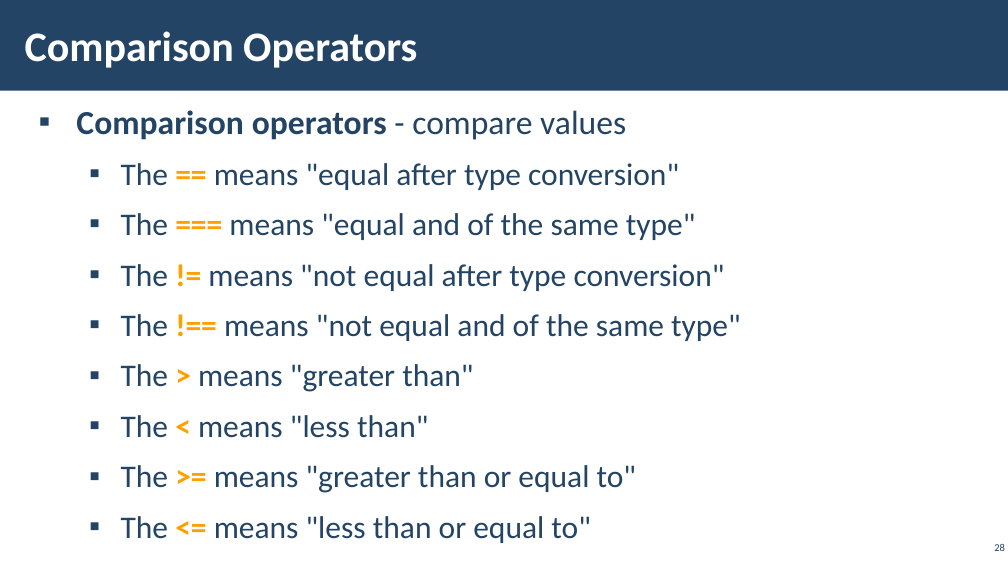
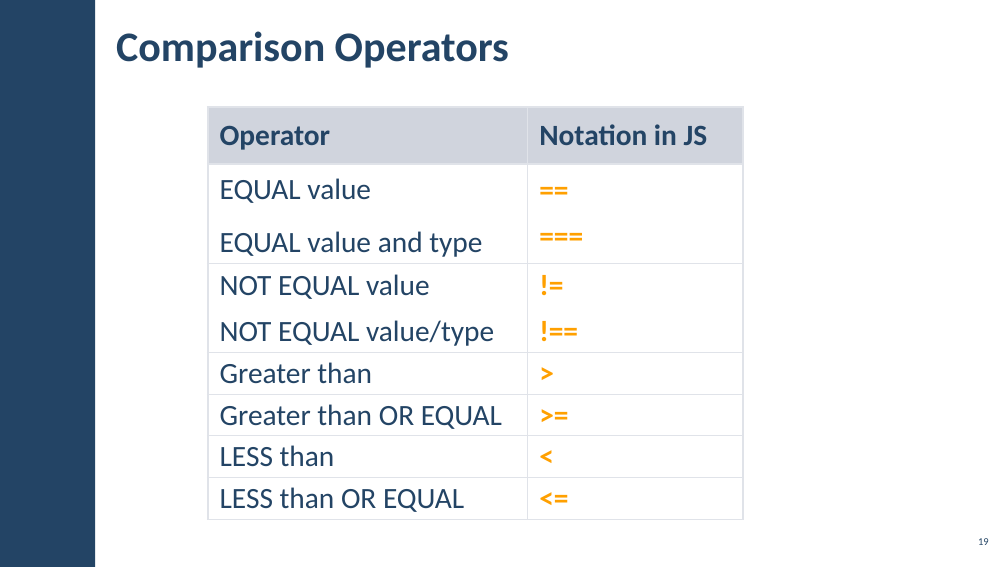
Before and after one commit to pirocorp/JS-Essentials, a slide deck: slide 19 of 01. JAVASCRIPT SYNTAX AND OPERATORS/01. JS-Fundamentals-JavaScript-Syntax-and-Operators.pptx (slide 28 before the commit). Drawn at 1008x567 pixels with LibreOffice and Linux fonts; fonts in the diff are those of the drawing; background and template pictures are left out. Boxes give left, top, right and bottom in pixels: in the first picture for what was removed or moved away, otherwise in the second. Text is boxed around its words. In the diff, an @@ line names an element or a change of style, - is before the commit and + after.

```diff
--- a/01. JAVASCRIPT SYNTAX AND OPERATORS/01. JS-Fundamentals-JavaScript-Syntax-and-Operators.pptx
+++ b/01. JAVASCRIPT SYNTAX AND OPERATORS/01. JS-Fundamentals-JavaScript-Syntax-and-Operators.pptx
@@ rectangle removed at [0,0,1008,91] @@
@@ rectangle added at [0,0,95,567], fill #234465 @@
@@ title "Comparison Operators": place and size @@
-title "Comparison Operators" at [25,31,417,68]
+title "Comparison Operators" at [116,31,509,68]
@@ title "Comparison Operators" at [116,31,509,68]: text colour #FFFFFF to #234465 @@
@@ text removed at [76,110,741,543] @@
-▪ Comparison operators - compare values
-  ▪ The == means "equal after type conversion"
-  ▪ The === means "equal and of the same type"
-  ▪ The != means "not equal after type conversion"
-  ▪ The !== means "not equal and of the same type"
-  ▪ The > means "greater than"
-  ▪ The < means "less than"
-  ▪ The >= means "greater than or equal to"
-  ▪ The <= means "less than or equal to"
@@ table added at [208,107,744,517], 7 rows, 2 columns @@
+Operator | Notation in JS
+EQUAL value / EQUAL value and type | == / ===
+NOT EQUAL value / NOT EQUAL value/type | != / !==
+Greater than | >
+Greater than OR EQUAL | >=
+LESS than | <
+LESS than OR EQUAL | <=
@@ page number at [978,538,989,545]: text changed @@
-28
+19
```
Also in this commit, not shown: 26 other slides changed, 35 slides added, 13 slides removed.
